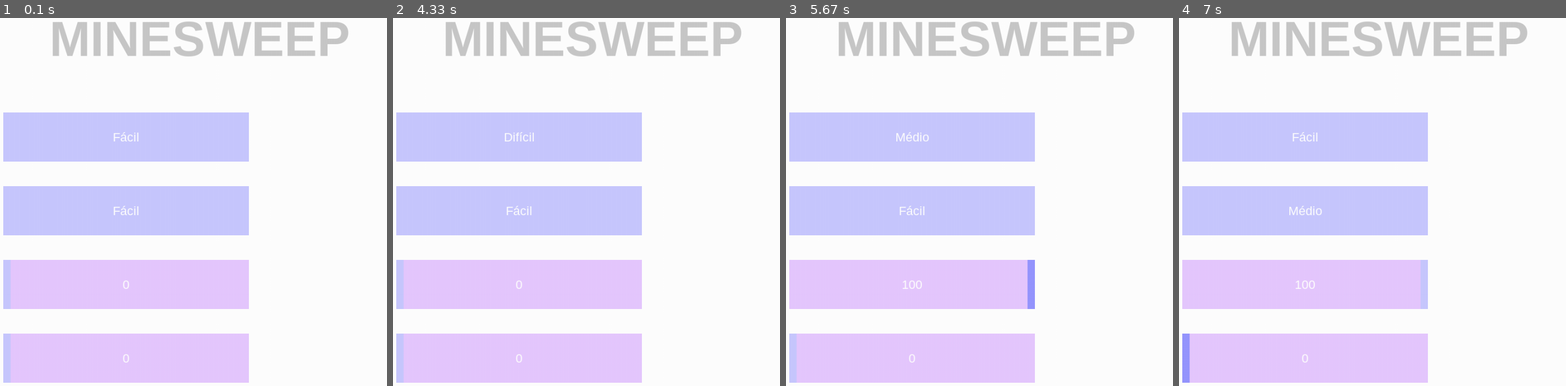
Above: before the commit, frames 1-4 (left to right).
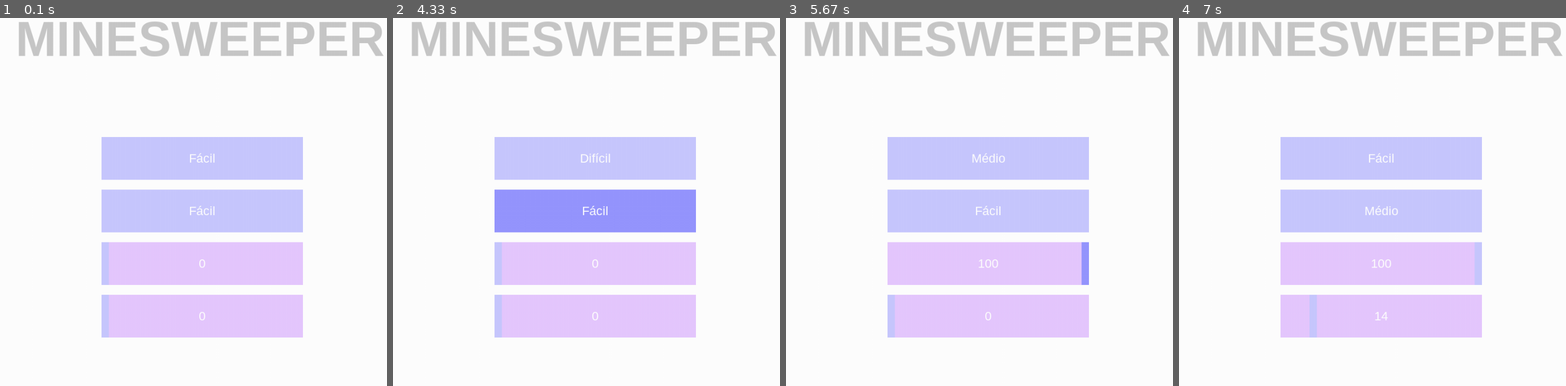
Above: after the commit, the same moments.

Repository: MrComboF10/PygameMenus
Game: pygame game, started from main.py
Two runs of this game, one before a commit and one after it. Both use one fixed random seed, a clock stepped at 60 frames per second and the inputs below.
Inputs (mouse positions are in pixels of both pictures, inside the frame that each line leads up to):
- Up to frame 1 (0.1 s): no input
- Up to frame 2 (4.33 s): press the mouse at (594, 157) at 0.37 s; move the mouse to (601, 268) at 0.47 s; release the mouse at (605, 382) at 0.6 s; press the mouse at (594, 316) at 0.7 s; move the mouse to (613, 327) at 0.8 s; release the mouse at (629, 338) at 0.93 s; press the mouse at (594, 316) at 1.03 s; move the mouse to (687, 338) at 1.13 s; release the mouse at (776, 360) at 1.27 s; press the mouse at (594, 157) at 1.37 s; move the mouse to (540, 271) at 1.47 s; release the mouse at (outside the picture) at 1.6 s; press the mouse at (594, 316) at 1.7 s; move the mouse to (512, 330) at 1.8 s; release the mouse at (427, 345) at 1.93 s; press the mouse at (594, 157) at 2.03 s; move the mouse to (683, 213) at 2.13 s; release the mouse at (768, 268) at 2.27 s; press the mouse at (594, 316) at 2.37 s; move the mouse to (501, 294) at 2.47 s; release the mouse at (408, 275) at 2.6 s; press the mouse at (594, 209) at 2.7 s; move the mouse to (532, 157) at 2.8 s; release the mouse at (474, 106) at 2.93 s; press the mouse at (594, 157) at 3.03 s; move the mouse to (679, 146) at 3.13 s; release the mouse at (764, 135) at 3.27 s; press the mouse at (594, 209) at 3.37 s; move the mouse to (605, 286) at 3.47 s; release the mouse at (613, 367) at 3.6 s; press the mouse at (594, 209) at 3.7 s; move the mouse to (567, 294) at 3.8 s; release the mouse at (540, 382) at 3.93 s; press the mouse at (594, 157) at 4.07 s; move the mouse to (617, 190) at 4.17 s; release the mouse at (644, 227) at 4.3 s
- Up to frame 3 (5.67 s): press the mouse at (987, 264) at 4.4 s; move the mouse to (909, 242) at 4.5 s; release the mouse at (828, 224) at 4.63 s; press the mouse at (987, 157) at 4.73 s; move the mouse to (913, 150) at 4.83 s; release the mouse at (840, 143) at 4.97 s; press the mouse at (987, 157) at 5.07 s; move the mouse to (898, 282) at 5.17 s; release the mouse at (outside the picture) at 5.3 s; press the mouse at (987, 264) at 5.4 s; move the mouse to (1068, 249) at 5.5 s; release the mouse at (1145, 235) at 5.63 s
- Up to frame 4 (7 s): press the mouse at (1380, 209) at 5.73 s; move the mouse to (1310, 194) at 5.83 s; release the mouse at (1240, 179) at 5.97 s; press the mouse at (1380, 316) at 6.07 s; move the mouse to (1345, 338) at 6.17 s; release the mouse at (1310, 360) at 6.3 s; press the mouse at (1380, 157) at 6.4 s; move the mouse to (1310, 187) at 6.5 s; release the mouse at (1240, 216) at 6.63 s; press the mouse at (1380, 157) at 6.73 s; move the mouse to (1322, 257) at 6.83 s; release the mouse at (1264, 356) at 6.97 s

The runs differ from the first frame. In frame 1, 39% of the frame differs, in the area x 0-100%, y 0-100%; in frame 2, 43%; in frame 3, 39%; in frame 4, 39%.

Commit message:
Done Block class

Diff:
--- a/button.py
+++ b/button.py
@@ -54,6 +54,9 @@
 
         super().__init__(position, size, font, font_color, screen_display)
 
+        # self._position = super()._position
+        # self._size = super()._size
+
         self._mouse_out_button_color = mouse_out_button_color
         self._mouse_over_button_color = mouse_over_button_color
 
@@ -65,7 +68,7 @@
 
 
 class PressButtonStatic(PressButton):
-    def __init__(self, position, size, font, font_color, screen_display, mouse_out_button_color, mouse_over_button_color, text, pointer):
+    def __init__(self, font, font_color, screen_display, mouse_out_button_color, mouse_over_button_color, text, pointer, position=None, size=None):
 
         super().__init__(position, size, font, font_color, screen_display, mouse_out_button_color, mouse_over_button_color)
 
@@ -74,6 +77,12 @@
 
         self.__pressed = False
 
+    def set_position(self, new_position):
+        self._position = new_position
+
+    def set_size(self, new_size):
+        self._size = new_size
+
     def get_pointer(self):
         return self.__pointer
 
@@ -94,13 +103,19 @@
 
 
 class PressButtonChangeState(PressButton):
-    def __init__(self, position, size, font, font_color, screen_display, mouse_out_button_color, mouse_over_button_color, states_text_list):
+    def __init__(self, font, font_color, screen_display, mouse_out_button_color, mouse_over_button_color, states_text_list, position=None, size=None):
 
         super().__init__(position, size, font, font_color, screen_display, mouse_out_button_color, mouse_over_button_color)
 
         self.__states_text_list = states_text_list
 
         self.__current_state_text_index = 0
+
+    def set_position(self, new_position):
+        self._position = new_position
+
+    def set_size(self, new_size):
+        self._size = new_size
 
     def add_state_text_index(self):
         self.__current_state_text_index += 1
@@ -114,7 +129,7 @@
 
 
 class SlideButton(Button):
-    def __init__(self, position, size, font, font_color, screen_display, bar_width, range_items, mouse_out_bar_color, mouse_over_bar_color, button_color):
+    def __init__(self, font, font_color, screen_display, bar_width, range_items, mouse_out_bar_color, mouse_over_bar_color, button_color, position=None, size=None):
 
         super().__init__(position, size, font, font_color, screen_display)
 
@@ -128,6 +143,19 @@
         self.__current_bar_position = position
         self.__bar_pressed = False
 
+    def set_position(self, new_position):
+        self._position = new_position
+        self.__current_bar_position = new_position
+
+    def set_size(self, new_size):
+        self._size = new_size
+
+    def get_position(self):
+        return self._position
+
+    def get_size(self):
+        return self._size
+
     def get_bar_is_pressed(self):
         return self.__bar_pressed
 
--- a/buttonblock.py
+++ b/buttonblock.py
@@ -1,5 +1,37 @@
-import pygame
+class Block:
+    def __init__(self, position, size, buttons, margin):
+        self.__position = position
+        self.__size = size
+        self.__buttons = buttons
+        self.__margin = margin
 
+        # calculate buttons sizes
+        self.__buttons_sizes = (size[0], (size[1] - margin * (len(buttons) - 1)) // len(buttons))
 
-# class Block:
-#     def __init__(self, ):
+        # set buttons sizes and positions
+        margin_counter = 0
+        for button in self.__buttons:
+            button.set_position((position[0], position[1] + margin_counter))
+            button.set_size(self.__buttons_sizes)
+            margin_counter += margin + self.__buttons_sizes[1]
+
+        # separate buttons by type
+        self.__press_buttons_static, self.__press_buttons_change_state, self.__slide_buttons = [], [], []
+        for button in self.__buttons:
+            if type(button).__name__ == "PressButtonStatic":
+                self.__press_buttons_static.append(button)
+
+            elif type(button).__name__ == "PressButtonChangeState":
+                self.__press_buttons_change_state.append(button)
+
+            elif type(button).__name__ == "SlideButton":
+                self.__slide_buttons.append(button)
+
+    def get_press_buttons_static(self):
+        return self.__press_buttons_static
+
+    def get_press_buttons_change_state(self):
+        return self.__press_buttons_change_state
+
+    def get_slide_buttons(self):
+        return self.__slide_buttons
--- a/main.py
+++ b/main.py
@@ -1,6 +1,7 @@
 import pygame
 import button
 import title
+import buttonblock
 
 white = (255, 255, 255)
 
@@ -23,17 +24,23 @@
     bar_width = 15
     range_items = range(101)
 
-    title_1 = title.Title(title_font, (200, 200, 200), "MINESWEEP", (500, 100), screen)
+    title_1 = title.Title(title_font, (200, 200, 200), "MINESWEEPER", (500, 100), screen)
 
     # change_state_button_1 = button.PressButtonChangeState(button_position_1, button_sizes, font, white, screen, mouse_out_button_color, mouse_over_button_color, states_list)
-    change_state_button_2 = button.PressButtonChangeState(button_position_2, button_sizes, font, white, screen, mouse_out_button_color, mouse_over_button_color, states_list)
-    change_state_button_3 = button.PressButtonChangeState(button_position_3, button_sizes, font, white, screen, mouse_out_button_color, mouse_over_button_color, states_list)
 
-    slide_button_1 = button.SlideButton(button_position_4, button_sizes, font, white, screen, bar_width, range_items, mouse_out_button_color, mouse_over_button_color, slide_button_color)
-    slide_button_2 = button.SlideButton(button_position_5, button_sizes, font, white, screen, bar_width, range_items, mouse_out_button_color, mouse_over_button_color, slide_button_color)
+    change_state_button_2 = button.PressButtonChangeState(font, white, screen, mouse_out_button_color, mouse_over_button_color, states_list)
+    change_state_button_3 = button.PressButtonChangeState(font, white, screen, mouse_out_button_color, mouse_over_button_color, states_list)
 
-    change_state_buttons = (change_state_button_2, change_state_button_3)
-    slide_buttons = (slide_button_1, slide_button_2)
+    slide_button_1 = button.SlideButton(font, white, screen, bar_width, range_items, mouse_out_button_color, mouse_over_button_color, slide_button_color)
+    slide_button_2 = button.SlideButton(font, white, screen, bar_width, range_items, mouse_out_button_color, mouse_over_button_color, slide_button_color)
+
+    block = buttonblock.Block((300, 300), (410, 410), (change_state_button_2, change_state_button_3, slide_button_1, slide_button_2), 20)
+
+    change_state_buttons = block.get_press_buttons_change_state()
+    slide_buttons = block.get_slide_buttons()
+    # slide_buttons = []
+    print(slide_buttons[0].get_position())
+    print(slide_buttons[0].get_size())
     loop_exit = False
 
     # draw title
--- a/menu.py
+++ b/menu.py
@@ -1,5 +1,9 @@
 import pygame
 
 
-# class MainMenu:
-#     def __init__(self, title, buttons_text_list, backgound_color):
+class MainMenu:
+    def __init__(self, title, block_buttons, background, screen_display):
+        self.title = title
+        self.block_buttons = block_buttons
+        self.background = background
+        self.screen_display = screen_display
--- /dev/null
+++ b/test_2.py
@@ -0,0 +1,13 @@
+class Test:
+    def __init__(self):
+        pass
+
+    def __str__(self):
+        return "hello"
+
+
+test = Test()
+
+# print(str(test) == "hello")
+
+print(type(test).__name__)
--- /dev/null
+++ b/test_3.py
@@ -0,0 +1,2 @@
+for _ in range(5):
+    print(_)
